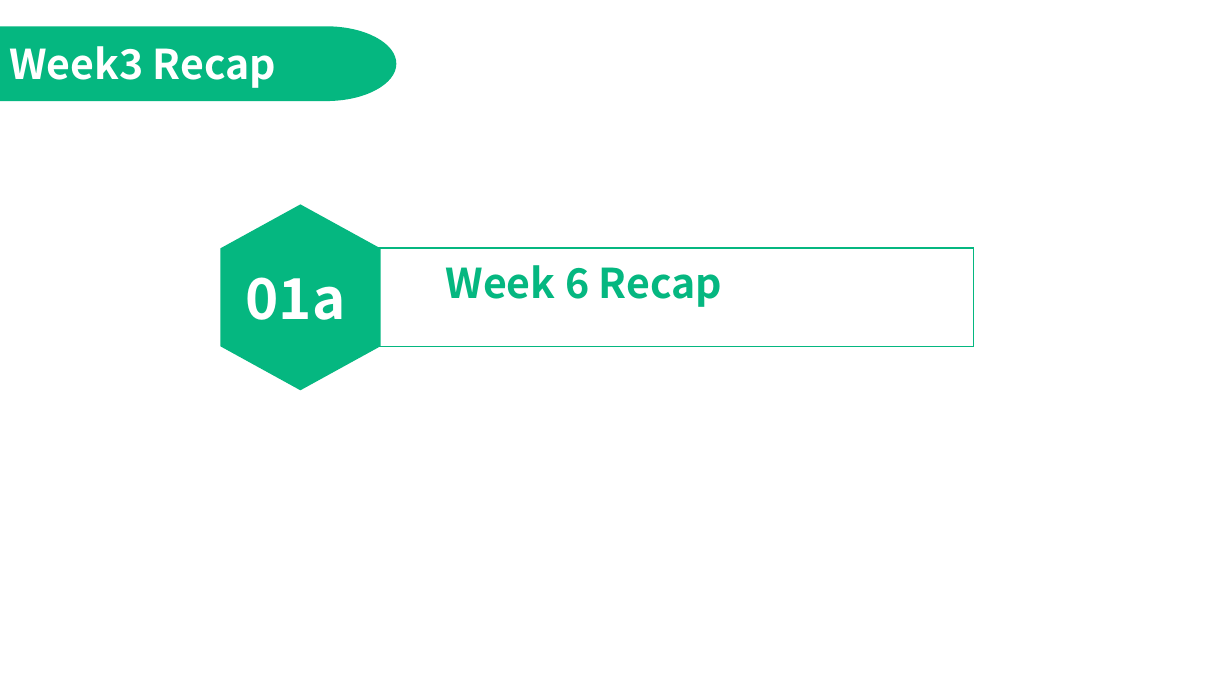
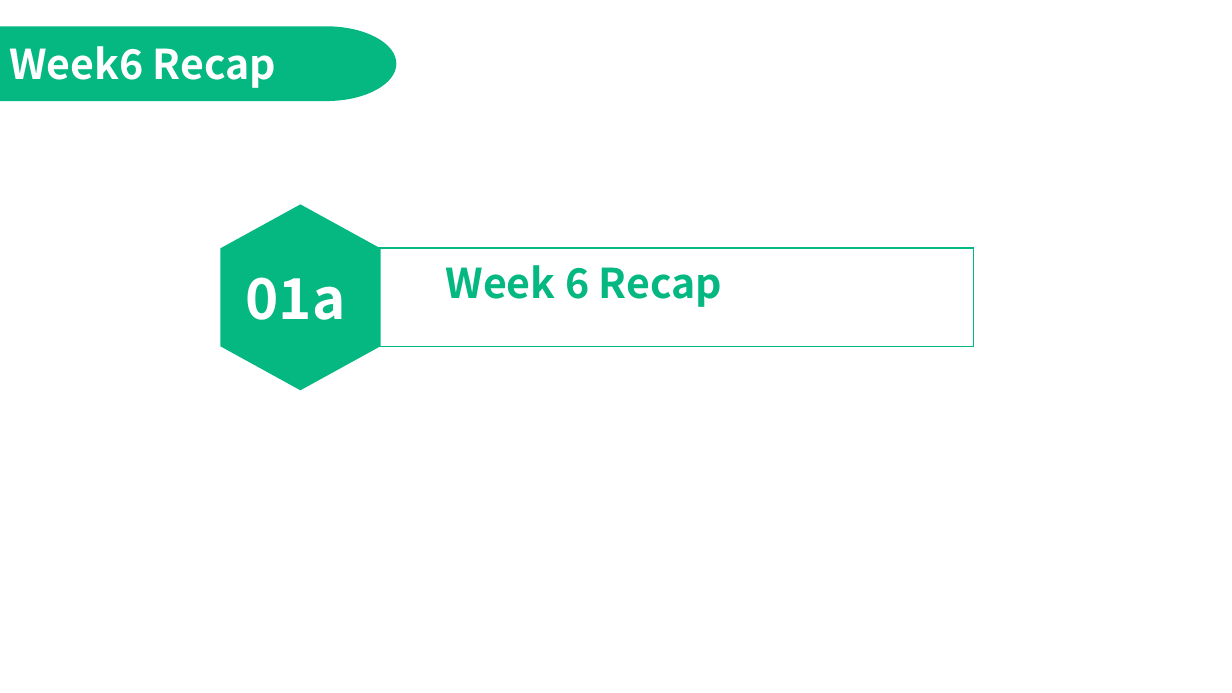
Before and after one commit to jimmyyih518/DSA2022Fall, a slide deck: slide 3 of week7/week7_slides.pptx. Drawn at 1232x693 pixels with LibreOffice and Linux fonts; fonts in the diff are those of the drawing. Boxes give left, top, right and bottom in pixels: in the first picture for what was removed or moved away, otherwise in the second. Text is boxed around its words. In the diff, an @@ line names an element or a change of style, - is before the commit and + after.

Commit message:
updated week7

```diff
--- a/week7/week7_slides.pptx
+++ b/week7/week7_slides.pptx
@@ text at bbox=[9, 46, 276, 88]: text changed @@
-Week3 Recap
+Week6 Recap
```
Also in this commit, not shown: 2 other slides changed, 3 other files.
